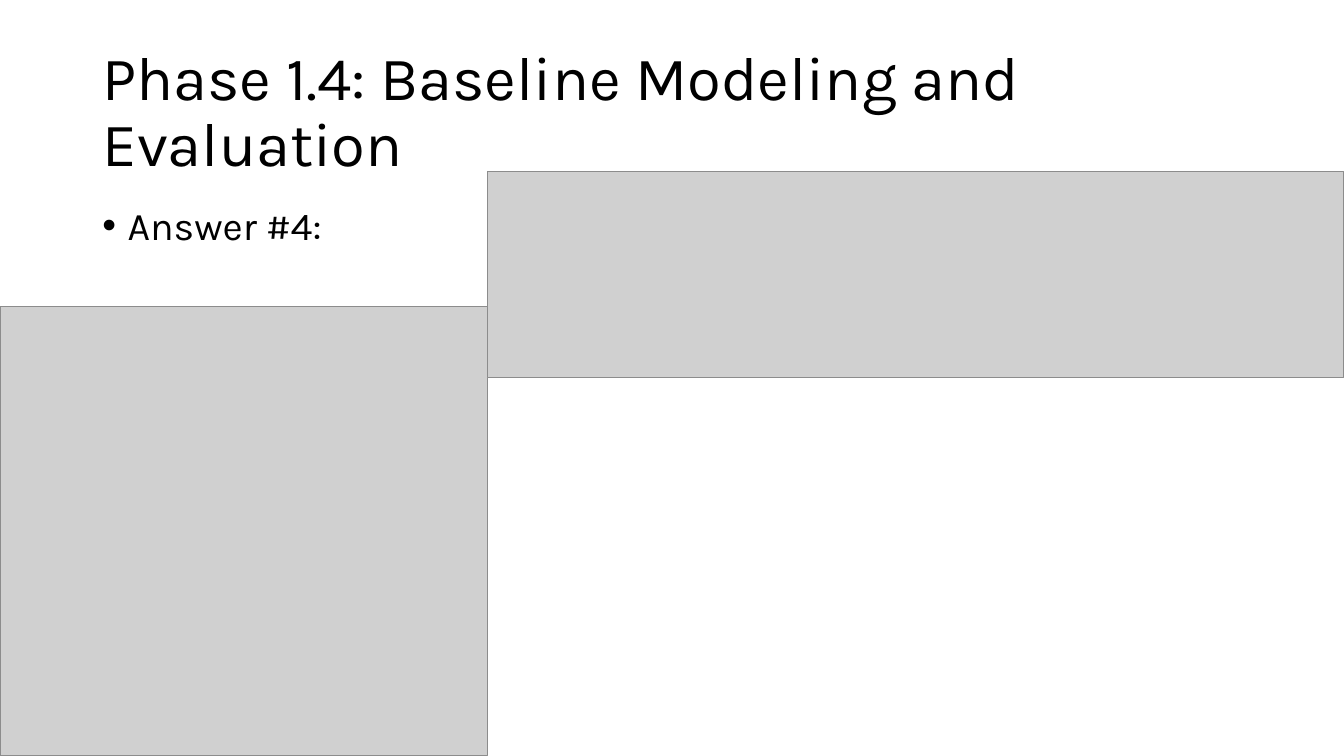
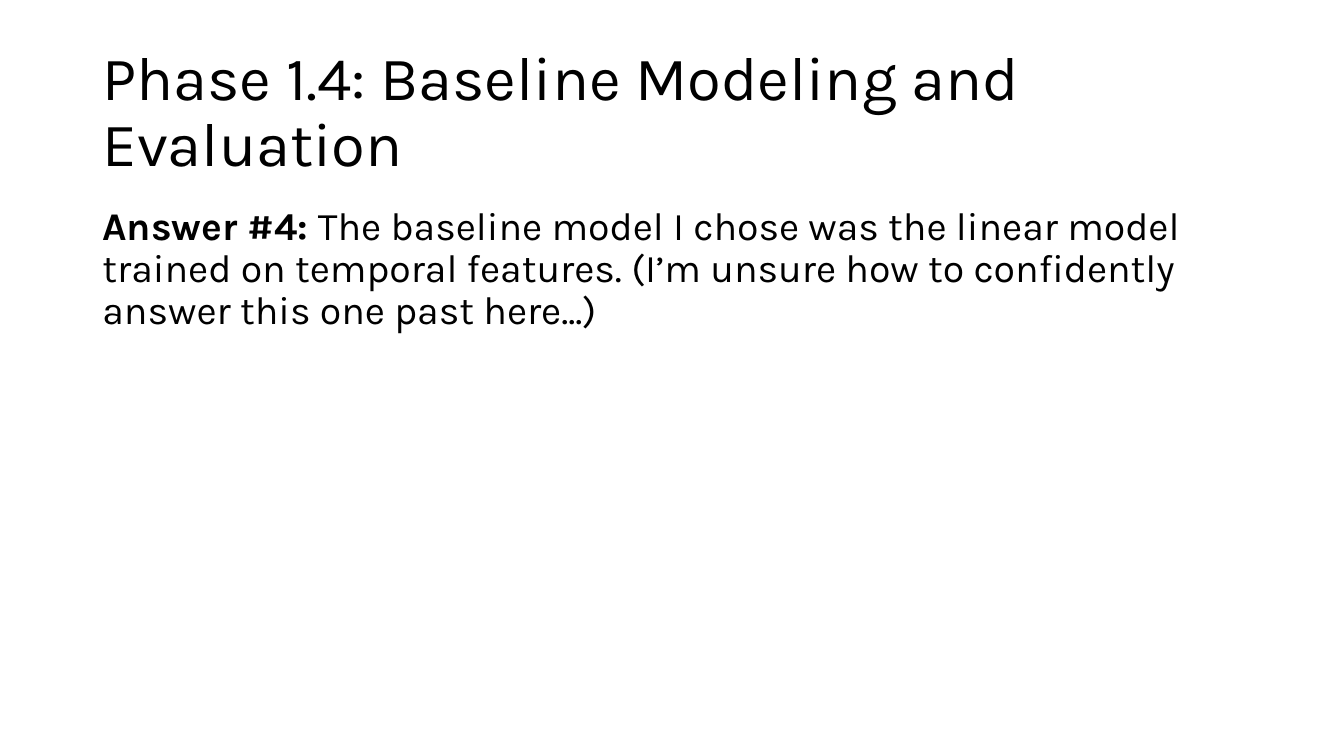
Before and after one commit to stuart-spackman/ml-predictive-maintenance-mlops, a slide deck: slide 93 of documents/active_recall.pptx (slide 60 before the commit). Drawn at 1344x756 pixels with LibreOffice and Linux fonts; fonts in the diff are those of the drawing; grey boxes stand for pictures. Boxes give left, top, right and bottom in pixels: in the first picture for what was removed or moved away, otherwise in the second. Text is boxed around its words. In the diff, an @@ line names an element or a change of style, - is before the commit and + after.

```diff
--- a/documents/active_recall.pptx
+++ b/documents/active_recall.pptx
@@ picture removed at (487,171,1344,378) @@
@@ text at (102,213,1179,334): text changed @@
-• Answer #4:
+Answer #4: The baseline model I chose was the linear model trained on temporal features. (I’m unsure how to confidently answer this one past here...)
@@ picture removed at (0,307,487,756) @@
```
Also in this commit, not shown: 36 other slides changed, 37 slides added, 3 slides removed, 14 other files.
